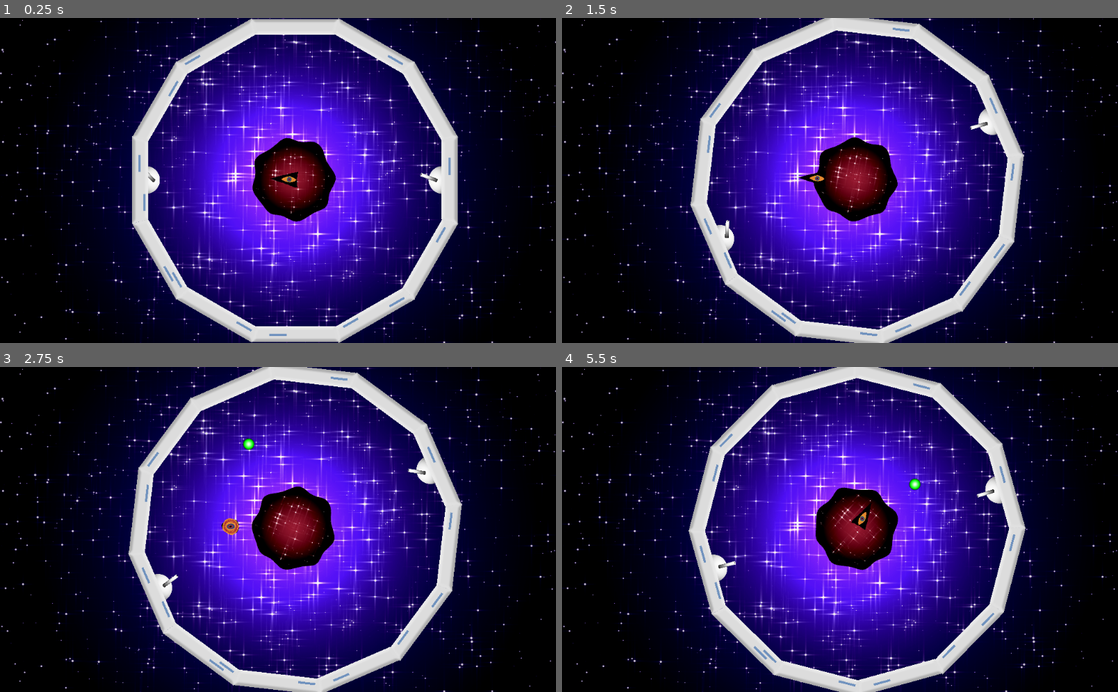
Above: before the commit, frames 1-4 (two rows, left to right).
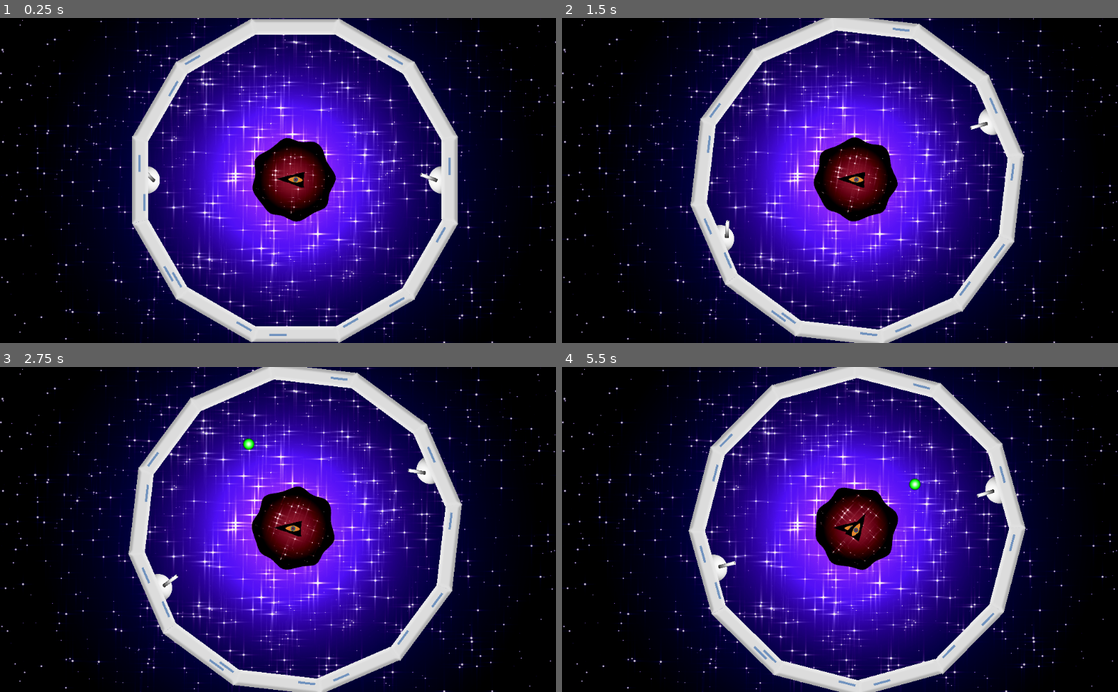
Above: after the commit, the same moments.

Repository: Thotht-Ash/LD-2020
Game: Godot game, scene res://World.tscn
The game is run twice, just before and just after one commit, with the same random seed, the same clock (stepped at 60 frames per second) and the same inputs. Sound files missing from this copy of the repository are replaced by a short silence.
Inputs (mouse positions are in pixels of both pictures, inside the frame that each line leads up to):
- Up to frame 1 (0.25 s): no input
- Up to frame 2 (1.5 s): move the mouse to (962, 164) at 0.52 s; hold D (rotate_clockwise) 0.53-1.28 s; move the mouse to (728, 196) at 1.27 s; tap A (rotate_counter) at 1.35 s
- Up to frame 3 (2.75 s): move the mouse to (333, 458) at 2.02 s; click (333, 458) at 2.1 s
- Up to frame 4 (5.5 s): move the mouse to (812, 594) at 2.77 s; tap D (rotate_clockwise) at 2.85 s; move the mouse to (1006, 578) at 3.52 s; hold A (rotate_counter) 3.53-4.28 s; tap Space (restart, bound only before the commit) at 4.15 s; move the mouse to (673, 480) at 4.27 s; click (673, 480) at 4.35 s; move the mouse to (867, 529) at 5.02 s; hold D (rotate_clockwise) from 5.03 s (still down)

The runs differ from the first frame. In frame 1, 0.2% of the frame differs, in the area x 48-55%, y 47-53%; in frame 2, 0.2%; in frame 3, 0.3%; in frame 4, 0.3%, in the area x 48-56%, y 41-54%.

Commit message:
post merge cleanup, functioning endstate, no reset, need to speed up Driller

Diff:
--- a/LoopJam/Bouncer_Object.gd
+++ b/LoopJam/Bouncer_Object.gd
@@ -4,6 +4,7 @@
 
 signal damaged(type)
 signal destroy
+signal gameover
 
 export var hitPoints = 3
 export var speed = 10
--- a/LoopJam/Driller.tscn
+++ b/LoopJam/Driller.tscn
@@ -43,8 +43,6 @@
 collision_layer = 5
 collision_mask = 0
 script = ExtResource( 2 )
-scale_v = 50
-acceleration = 15
 
 [node name="CollisionPolygon2D" type="CollisionPolygon2D" parent="Driller_Object"]
 position = Vector2( -0.0398885, -6.18427 )
--- a/LoopJam/Driller_Object.gd
+++ b/LoopJam/Driller_Object.gd
@@ -12,6 +12,7 @@
 export var scale_v = 2
 export var acceleration = 5
 var accelerationFactor = acceleration/1000+1
+#var accelerationFactor = 1.005
 
 func destroy():
 	if global_position.x < 0 or global_position.y < 0 or global_position.x > 1024 or global_position.y > 600:
--- a/LoopJam/World.tscn
+++ b/LoopJam/World.tscn
@@ -7,7 +7,7 @@
 [ext_resource path="res://PlayArea.gd" type="Script" id=5]
 [ext_resource path="res://start_sound.gd" type="Script" id=6]
 [ext_resource path="res://game start v2.wav" type="AudioStream" id=7]
-[ext_resource path="res://phantom-from-space-by-kevin-macleod-from-filmmusic-io.wav" type="AudioStream" id=8]
+[ext_resource path="res://phantom-from-space-by-kevin-macleod-from-filmmusic-io.ogg" type="AudioStream" id=8]
 [ext_resource path="res://BGM-CREDIT.gd" type="Script" id=9]
 
 [sub_resource type="RectangleShape2D" id=1]
@@ -46,9 +46,7 @@
 stream = ExtResource( 8 )
 volume_db = -20.0
 script = ExtResource( 9 )
-[connection signal="GameOver" from="." to="BlackHole" method="_on_World_GameOver"]
 [connection signal="GameOver" from="." to="Ship" method="_on_World_GameOver"]
-[connection signal="GameRestart" from="." to="BlackHole" method="_on_World_GameRestart"]
 [connection signal="GameRestart" from="." to="Ship" method="_on_World_GameRestart"]
 [connection signal="shoot" from="Ship" to="." method="_on_Ship_shoot"]
 [connection signal="body_exited" from="PlayArea" to="PlayArea" method="_on_PlayArea_body_exited"]
--- a/LoopJam/project.godot
+++ b/LoopJam/project.godot
@@ -36,11 +36,6 @@
 "events": [ Object(InputEventMouseButton,"resource_local_to_scene":false,"resource_name":"","device":-1,"alt":false,"sh …(213 unchanged characters)…
  ]
 }
-restart={
-"deadzone": 0.5,
-"events": [ Object(InputEventKey,"resource_local_to_scene":false,"resource_name":"","device":0,"alt":false,"shift":false,"control":false,"meta":false,"command":false,"pressed":false,"scancode":32,"unicode":0,"echo":false,"script":null)
- ]
-}
 
 [rendering]
 
